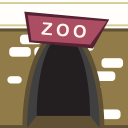
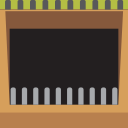
The second 128 × 128 image is a revision of the first. Changes to its layers:
added layer "Calque 67" above "Calque 66" over (x1=0, y1=0, x2=128, y2=128)
hid "Calque 66" over (x1=0, y1=0, x2=128, y2=128)
